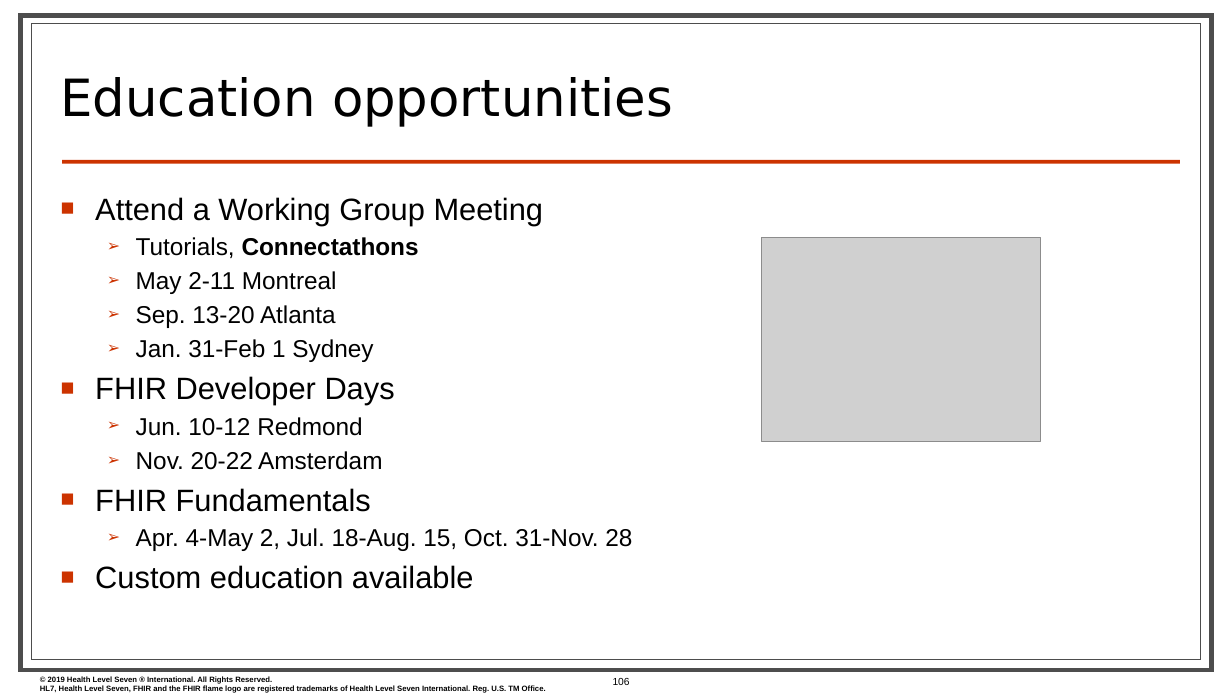
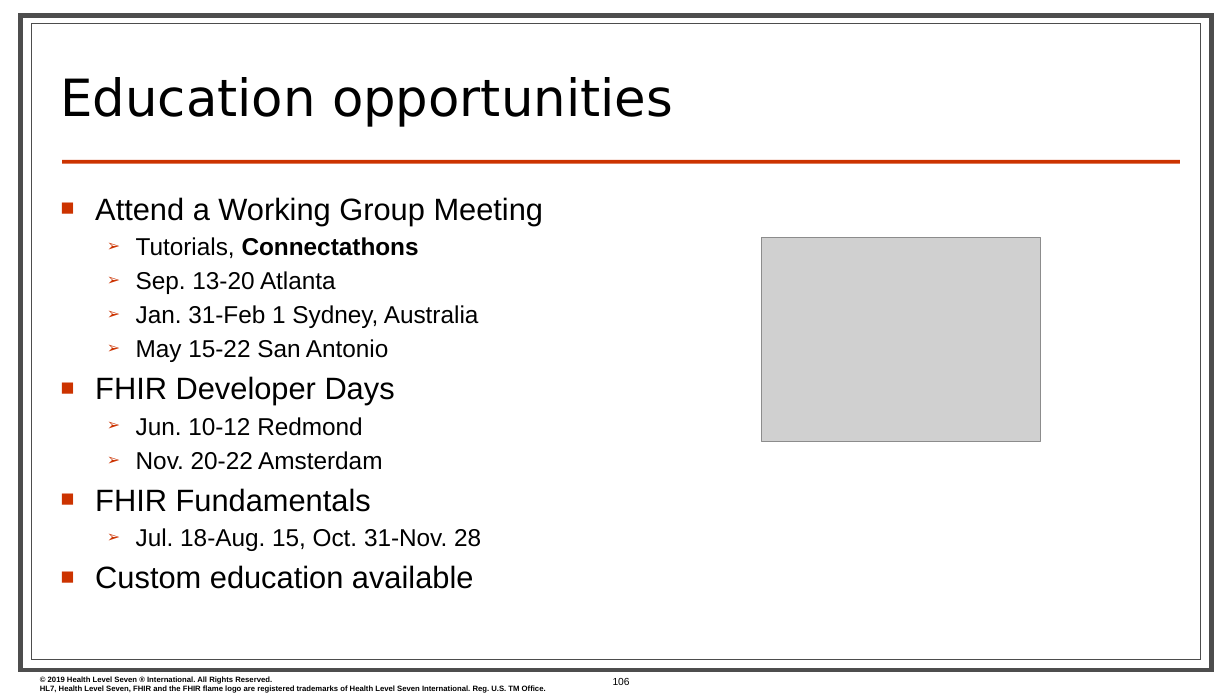
Before and after one commit to FHIR/documents, a slide deck: slide 106 of presentations/2019-01 Tutorials/Designing FHIR Solutions.pptx. Drawn at 1232x693 pixels with LibreOffice and Linux fonts; fonts in the diff are those of the drawing; grey boxes stand for pictures; background and template pictures are left out. Boxes give left, top, right and bottom in pixels: in the first picture for what was removed or moved away, otherwise in the second. Text is boxed around its words. In the diff, an @@ line names an element or a change of style, - is before the commit and + after.

```diff
--- a/presentations/2019-01 Tutorials/Designing FHIR Solutions.pptx
+++ b/presentations/2019-01 Tutorials/Designing FHIR Solutions.pptx
@@ text at (x1=136, y1=271, x2=337, y2=294): paragraph removed @@
-  ➢ May 2-11 Montreal
@@ text at (x1=136, y1=305, x2=479, y2=362): text changed @@
-  ➢ Jan. 31-Feb 1 Sydney
+  ➢ Jan. 31-Feb 1 Sydney, Australia
+  ➢ May 15-22 San Antonio
@@ text at (x1=136, y1=528, x2=481, y2=551): text changed @@
-  ➢ Apr. 4-May 2, Jul. 18-Aug. 15, Oct. 31-Nov. 28
+  ➢ Jul. 18-Aug. 15, Oct. 31-Nov. 28
```
Also in this commit, not shown: 3 other slides changed, 2 other files.
